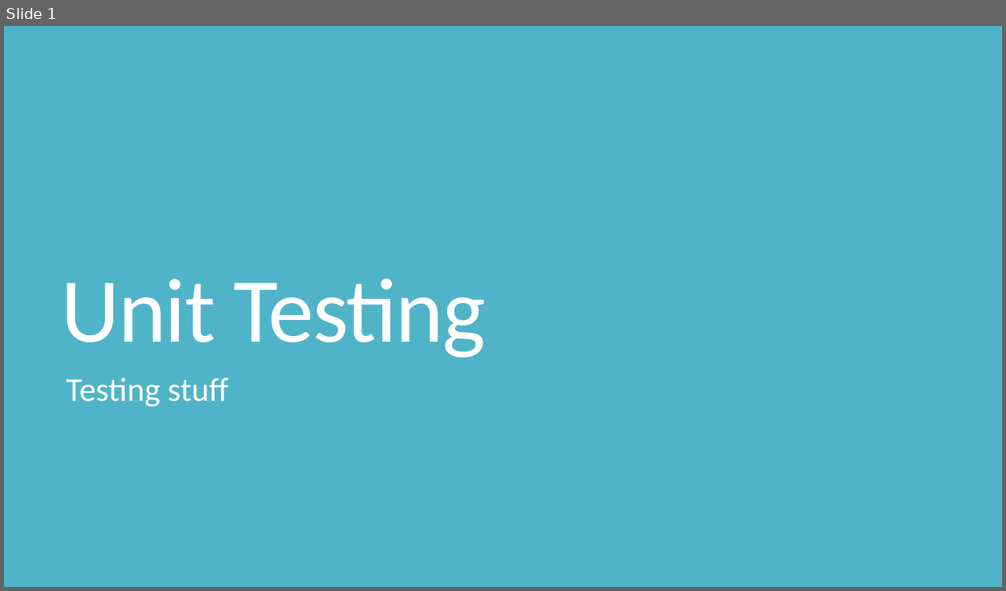
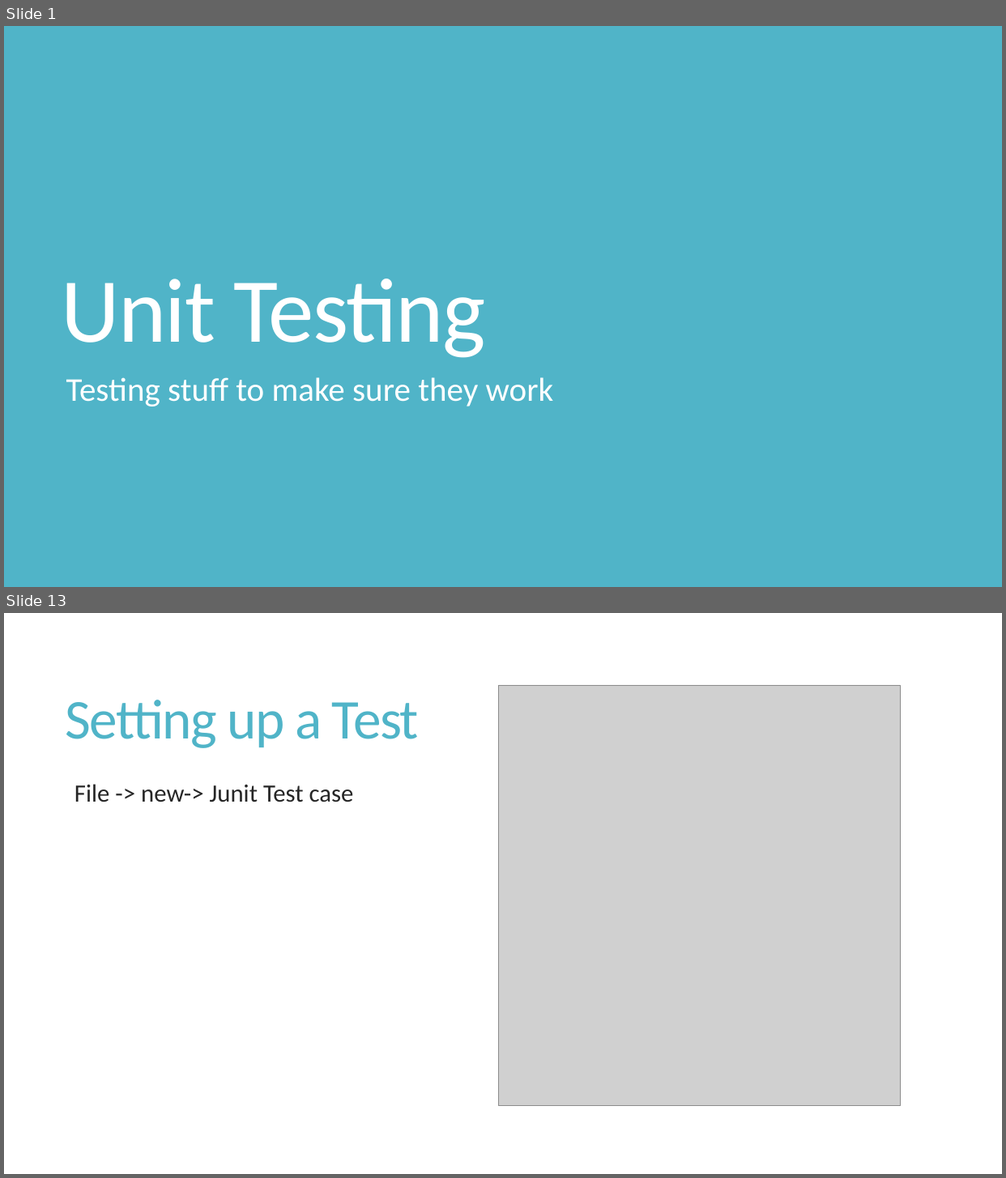
Before and after one commit to shabbir-hussain/ecse321tutorials, a slide deck: 04-UnitTesting.pptx. Shown one above the other, each under a label of ours: slide 1 before the commit, slides 1 and 13 after it; the slides between them are not shown. The pictures are 1006x591 and 1006x1178 pixels, drawn with LibreOffice and Linux fonts; fonts in the diff are those of the drawing; grey boxes stand for pictures. Boxes give left, top, right and bottom in pixels: in the first picture for what was removed or moved away, otherwise in the second. Text is boxed around its words. In the diff, an @@ line names an element or a change of style, - is before the commit and + after.

```diff
--- a/04-UnitTesting.pptx
+++ b/04-UnitTesting.pptx
@@ slide 13 added at (x1=4, y1=613, x2=1002, y2=1174), background #FFFFFF @@
@@ picture added at (x1=499, y1=685, x2=901, y2=1106) @@
@@ title added at (x1=66, y1=700, x2=419, y2=748), 54 pt, text #50B4C8 @@
+Setting up a Test
@@ text added at (x1=74, y1=784, x2=354, y2=803), 24 pt, text #262626 @@
+  File -> new-> Junit Test case
@@ slide 1 changed as well @@
@@ subtitle at (x1=66, y1=378, x2=554, y2=407): text changed @@
-Testing stuff
+Testing stuff to make sure they work
```
Also in this commit, not shown: 1 other slide changed, 18 other slides added, 12 slides removed, 11 other files.
